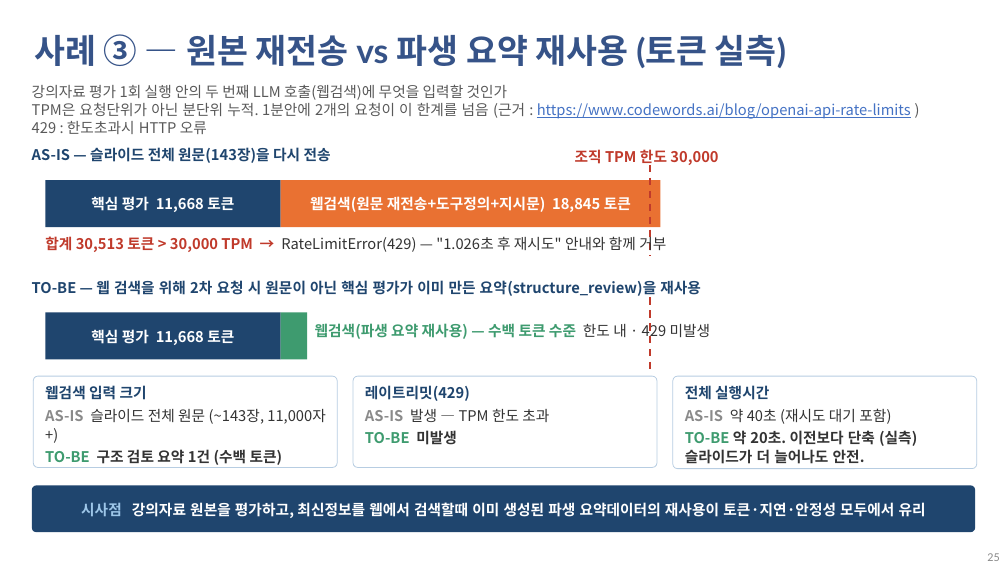
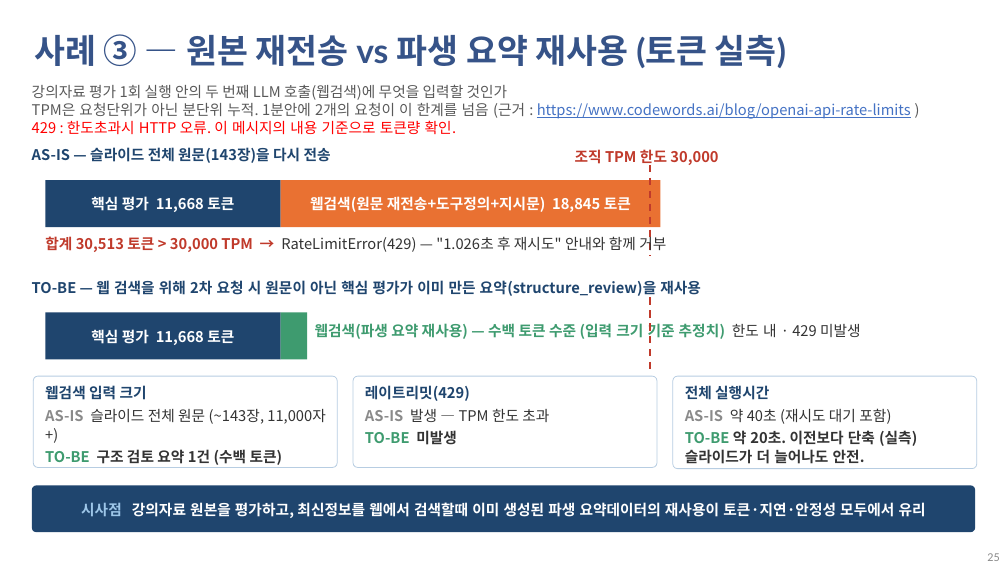
Before and after one commit to rockfe99/dsacontents, a slide deck: slide 25 of 참고파일/강의 컨텐츠 관리 시스템_박수연_박희용_260807.pptx. Drawn at 1008x567 pixels with LibreOffice and Linux fonts; fonts in the diff are those of the drawing; background and template pictures are left out. Boxes give left, top, right and bottom in pixels: in the first picture for what was removed or moved away, otherwise in the second. Text is boxed around its words. In the diff, an @@ line names an element or a change of style, - is before the commit and + after.

```diff
--- a/참고파일/강의 컨텐츠 관리 시스템_박수연_박희용_260807.pptx
+++ b/참고파일/강의 컨텐츠 관리 시스템_박수연_박희용_260807.pptx
@@ text at bbox=[32, 120, 457, 134]: text changed; text colour #595959 to #FF0000 @@
-429 : 한도초과시 HTTP 오류
+429 : 한도초과시 HTTP 오류. 이 메시지의 내용 기준으로 토큰량 확인.
@@ text at bbox=[315, 323, 861, 340]: text changed @@
-웹검색(파생 요약 재사용) — 수백 토큰 수준 한도 내 · 429 미발생
+웹검색(파생 요약 재사용) — 수백 토큰 수준 (입력 크기 기준 추정치) 한도 내 · 429 미발생
```
Also in this commit, not shown: 1 other slide changed, 1 other file.
